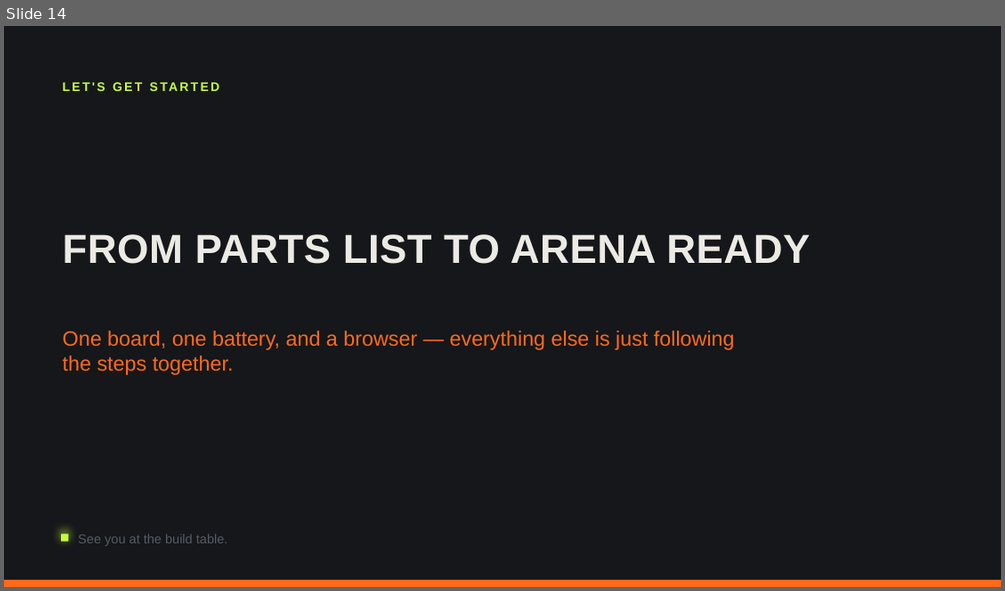
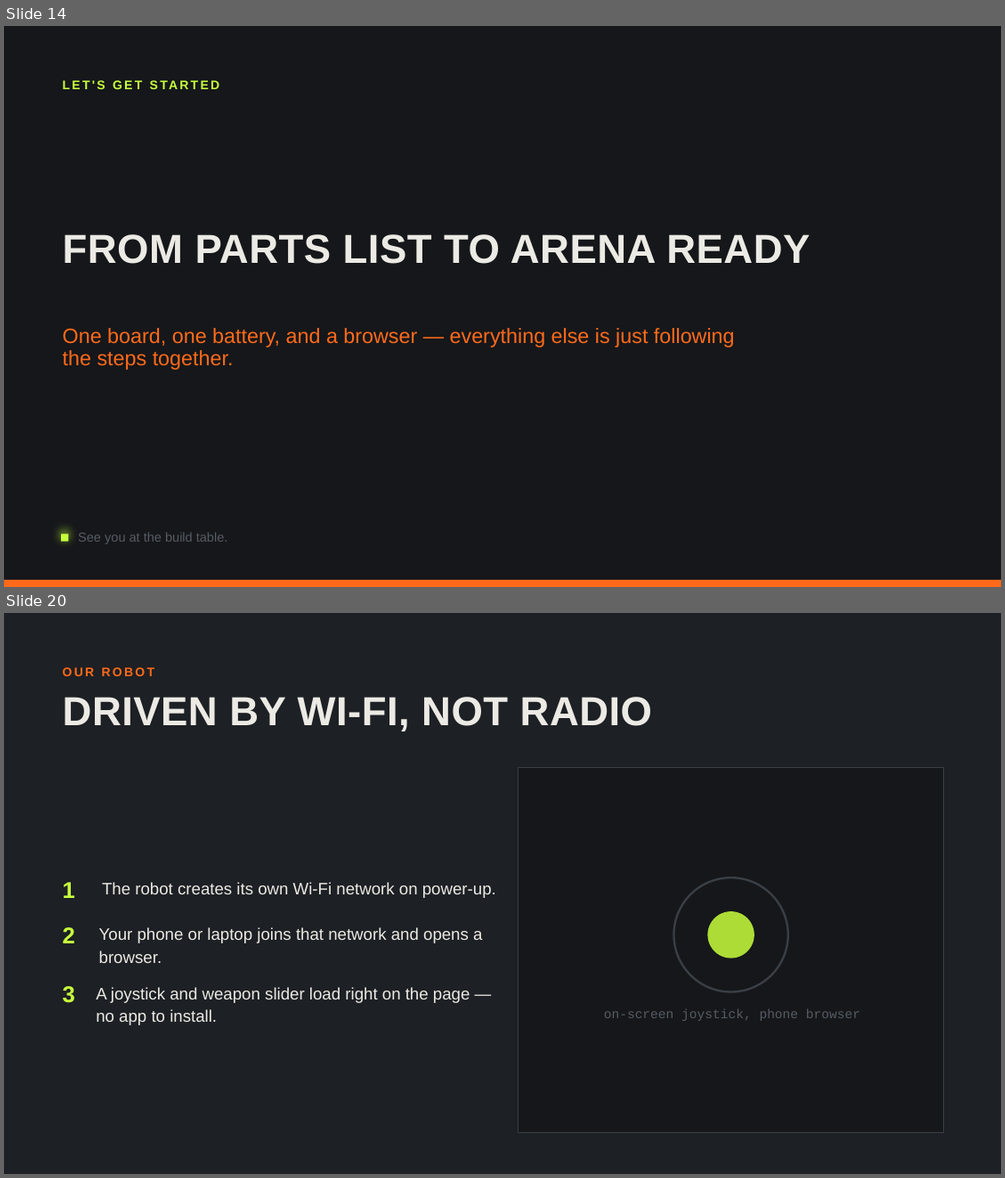
Before and after one commit to thefuzzman/WSP_YM_BB, a slide deck: Kickoff_Presentation.pptx. Shown one above the other, each under a label of ours: slide 14 before the commit, slides 14 and 20 after it; the slides between them are not shown. The pictures are 1005x591 and 1005x1178 pixels, drawn with LibreOffice and Linux fonts; fonts in the diff are those of the drawing. Boxes give left, top, right and bottom in pixels: in the first picture for what was removed or moved away, otherwise in the second. Text is boxed around its words. In the diff, an @@ line names an element or a change of style, - is before the commit and + after.

```diff
--- a/Kickoff_Presentation.pptx
+++ b/Kickoff_Presentation.pptx
@@ slide 20 added at box(4, 613, 1001, 1174), background #1D2024 @@
@@ text added at box(63, 667, 154, 676), 18 pt, text #FF6A1A, bold @@
+OUR ROBOT
@@ text added at box(63, 697, 652, 731), 58.5 pt, text #ECEAE4, bold @@
+DRIVEN BY WI-FI, NOT RADIO
@@ rectangle added at box(518, 767, 944, 1132), fill #15171A, outline #3A3F46 1.5 pt @@
@@ ellipse added at box(674, 877, 788, 992), outline #3A3F46 3 pt @@
@@ text added at box(63, 882, 75, 898), 33 pt, text #C8FF3D, bold @@
+1
@@ text added at box(102, 882, 496, 898), 24 pt, text #ECEAE4 @@
+The robot creates its own Wi-Fi network on power-up.
@@ text added at box(63, 927, 75, 943), 33 pt, text #C8FF3D, bold @@
+2
@@ text added at box(99, 927, 482, 963), 24 pt, text #ECEAE4 @@
+Your phone or laptop joins that network and opens a browser.
@@ ellipse added at box(707, 911, 754, 958), fill #C8FF3D at 85% opacity @@
@@ text added at box(63, 986, 75, 1003), 33 pt, text #C8FF3D, bold @@
+3
@@ text added at box(96, 987, 470, 1025), 24 pt, text #ECEAE4 @@
+A joystick and weapon slider load right on the page — no app to install.
@@ text added at box(604, 1009, 860, 1021), 18.7 pt, text #565C64 @@
+on-screen joystick, phone browser
@@ slide 14 changed as well @@
@@ text "LET'S GET STARTED" at box(97, 80, 105, 89): line spacing 1 to 0.9 @@
@@ text "One board, one battery, and ..." at box(63, 328, 735, 370): line spacing 1 to 0.9 @@
@@ text "See you at the build ..." at box(78, 532, 228, 544): size 18.8 to 18.7 pt; line spacing 1 to 0.9 @@
```
Also in this commit, not shown: 13 other slides changed, 13 other slides added.
